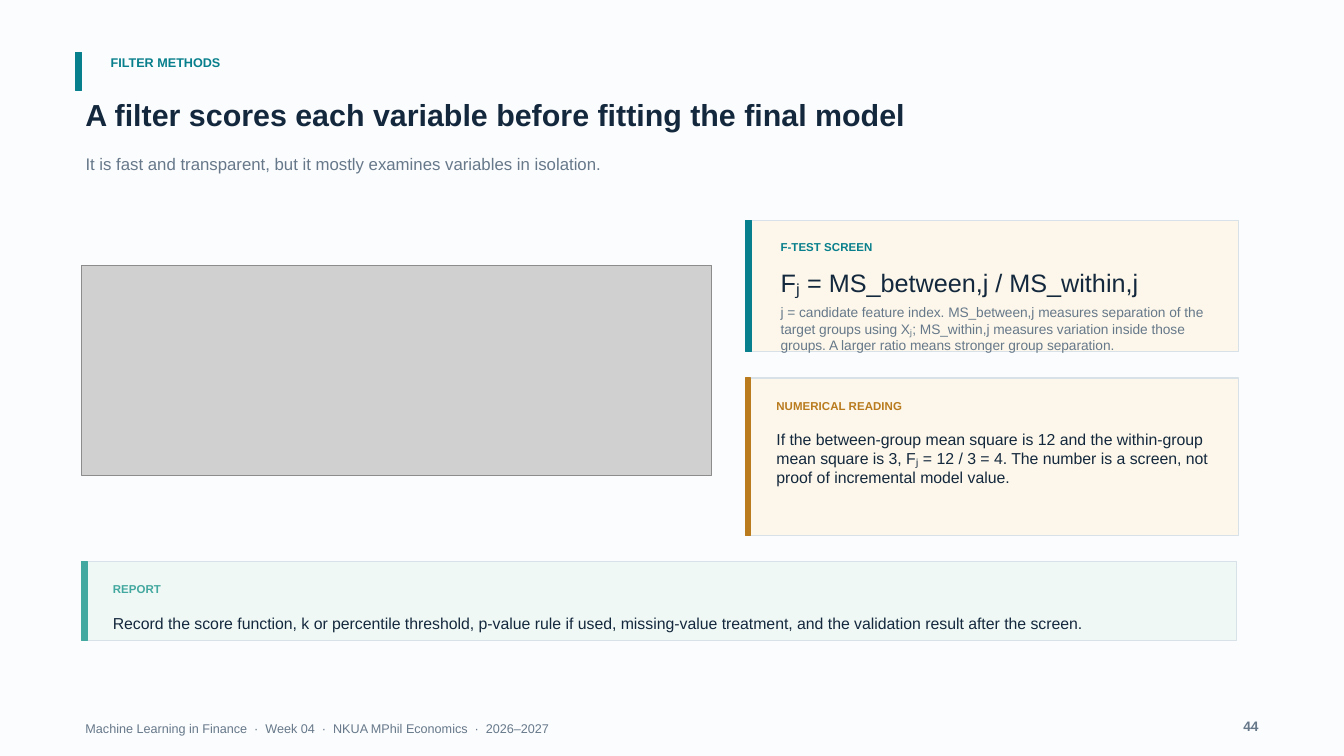
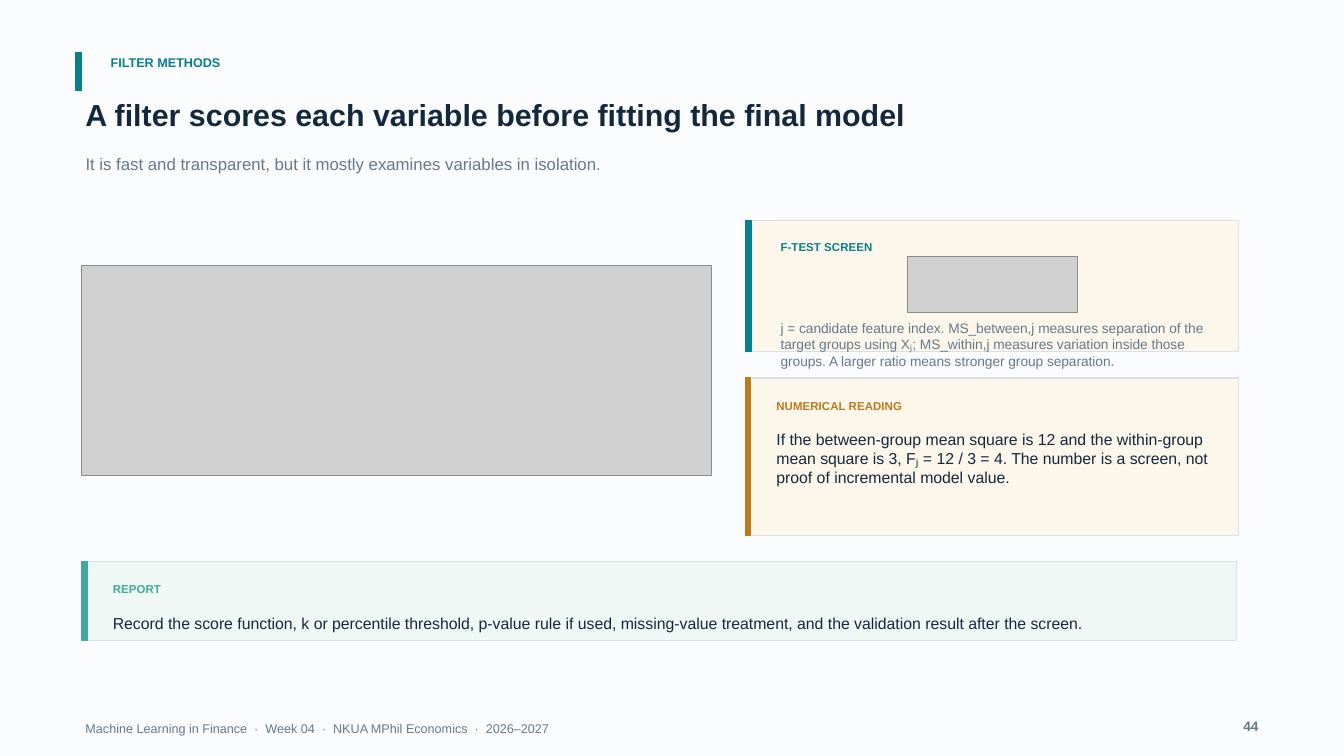
Before and after one commit to fkottas/Teaching-Courses, a slide deck: slide 44 of Machine Learning in Finance/2026-2027/lectures/week-04/slides/Lecture_04_Feature_Engineering_for_Financial_Data_2026-2027.pptx. Drawn at 1344x756 pixels with LibreOffice and Linux fonts; fonts in the diff are those of the drawing; grey boxes stand for pictures. Boxes give left, top, right and bottom in pixels: in the first picture for what was removed or moved away, otherwise in the second. Text is boxed around its words. In the diff, an @@ line names an element or a change of style, - is before the commit and + after.

```diff
--- a/Machine Learning in Finance/2026-2027/lectures/week-04/slides/Lecture_04_Feature_Engineering_for_Financial_Data_2026-2027.pptx
+++ b/Machine Learning in Finance/2026-2027/lectures/week-04/slides/Lecture_04_Feature_Engineering_for_Financial_Data_2026-2027.pptx
@@ picture added at (907, 256, 1078, 313) @@
@@ text removed at (829, 273, 1138, 298) @@
-Fⱼ = MS_between,j / MS_within,j
@@ text "j = candidate feature index. ...": place and size @@
-text "j = candidate feature index. ..." at (781, 306, 1203, 353)
+text "j = candidate feature index. ..." at (781, 322, 1203, 369)
```
Also in this commit, not shown: 37 other slides changed, 3 other files.
